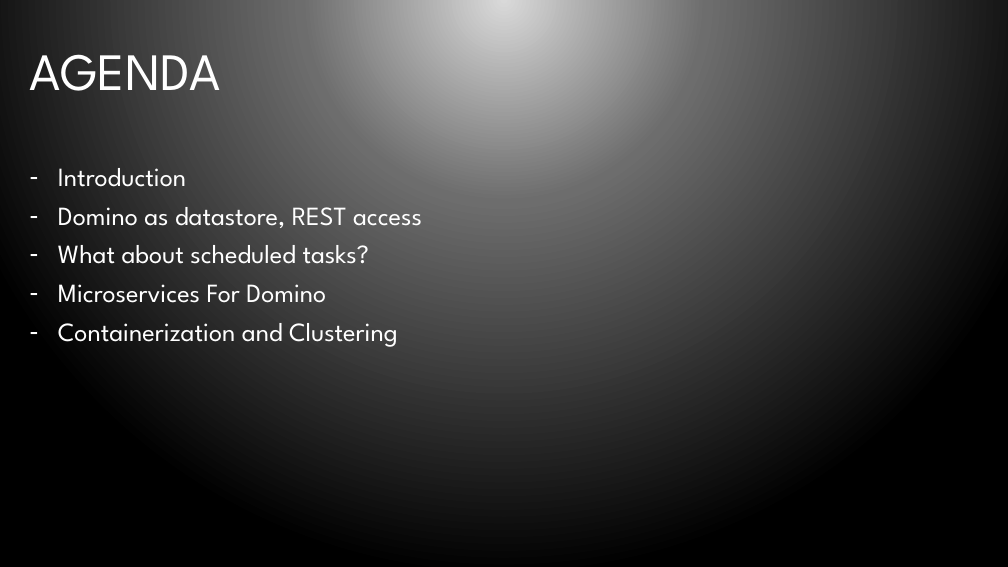
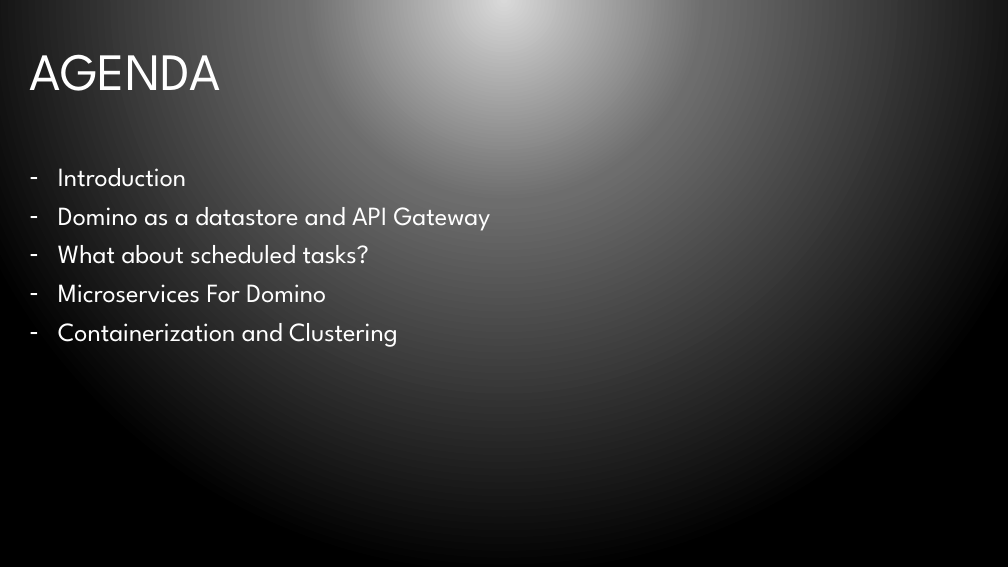
Before and after one commit to bleedingcode/domino-js-masterclass, a slide deck: slide 4 of presentation/8598 Domino and JS.pptx. Drawn at 1008x567 pixels with LibreOffice and Linux fonts; fonts in the diff are those of the drawing; background and template pictures are left out. Boxes give left, top, right and bottom in pixels: in the first picture for what was removed or moved away, otherwise in the second. Text is boxed around its words. In the diff, an @@ line names an element or a change of style, - is before the commit and + after.

```diff
--- a/presentation/8598 Domino and JS.pptx
+++ b/presentation/8598 Domino and JS.pptx
@@ text at [58, 207, 491, 231]: text changed @@
-– Domino as datastore, REST access
+– Domino as a datastore and API Gateway
```
Also in this commit, not shown: 19 other slides changed.
